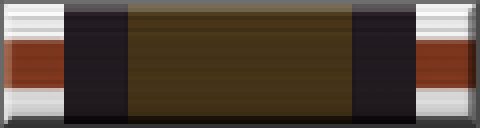
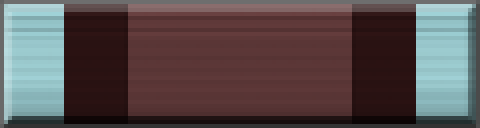
Revision of a layered 480 × 128 image; what changed, layer by layer:
added layer "Oberon" (multiply) above "Titania" over [4, 4, 476, 124]
hid "Deimos" over [4, 4, 476, 124]
